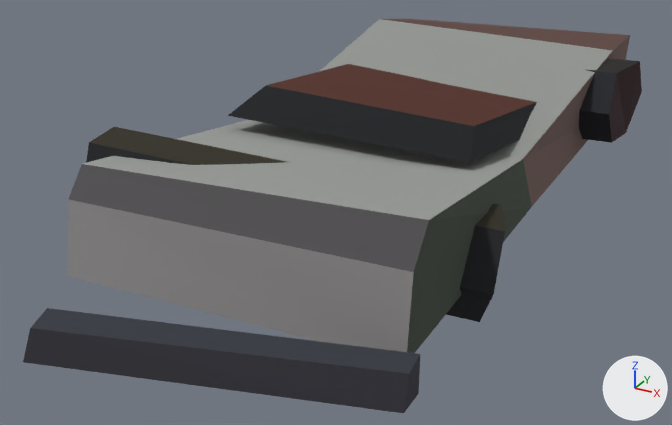
The glTF model client/public/assets/models/prop_car_wreck.glb as it was, and as the next commit left it.
Before and after are seen from a 50 mm camera at (2.42, -5.33, 2.48) aimed at (-0.16, -0.63, 0.13). Lighting does not change. The marker at lower right points along +X, +Y and +Z. The older version comes first. Vertices at exactly the same position are counted once.

Script lines for the objects in view, before the commit:
```python
me_prop_car_wreck = bpy.data.meshes.new('prop_car_wreck')
me_prop_car_wreck.from_pydata(...)  # 58 vertices, 94 faces; spans x -1.21..1.22, y -2.87..2.1, z 0.0..0.89
me_prop_car_wreck.materials.append(mat_vcol)
ob_prop_car_wreck = bpy.data.objects.new('prop_car_wreck', me_prop_car_wreck)
ob_prop_car_wreck.location = (0.0, 0.0, 0.0)
```
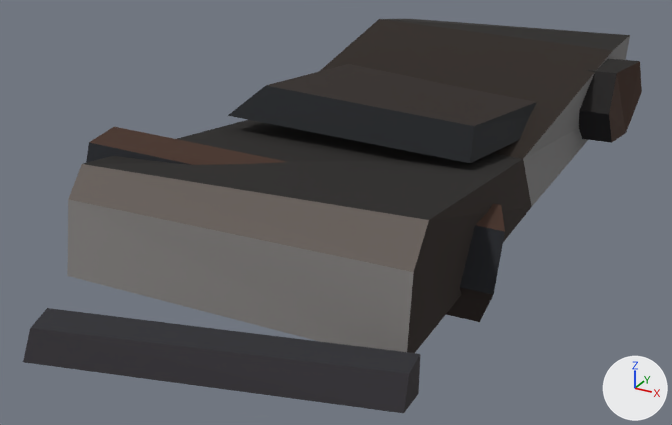
What the commit changed:
me_prop_car_wreck has 58 vertices, 94 faces and spans x -1.21..1.22, y -2.87..2.1, z 0.0..0.89.
me_prop_car_wreck is used by ob_prop_car_wreck; location (0.0, 0.0, 0.0).
me_prop_car_wreck part 1: 80 faces centred in x -1.06..1.2, y -2.8..2.09, z 0.07..0.86 are repainted in the vertex colours, in many colours.

Where the change shows, as pixel boxes [x1, y1, x2, y2] in the pictures (672 x 425 px):
part 1 of me_prop_car_wreck, recoloured
    both: [32, 19, 630, 374]
